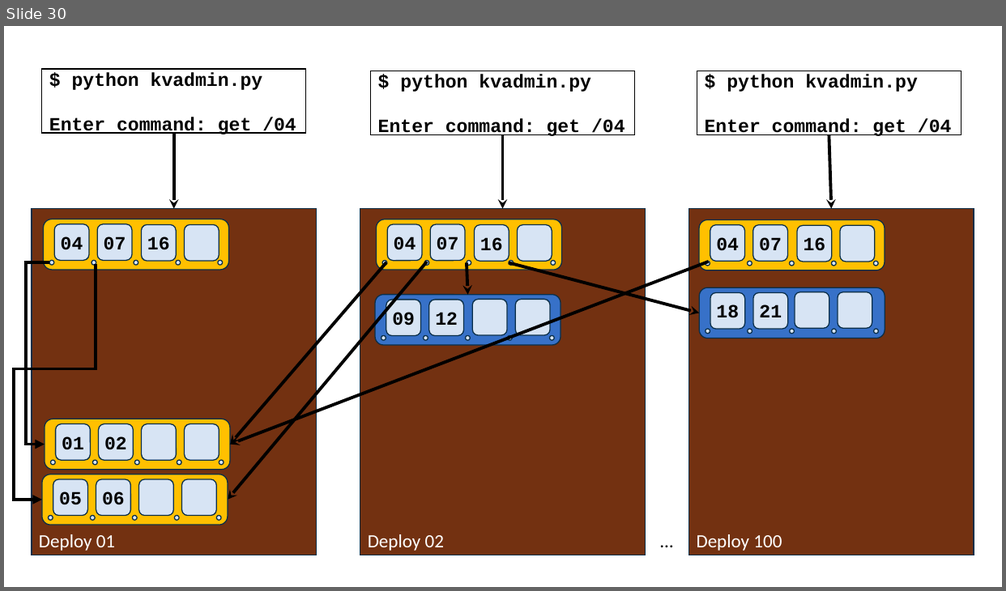
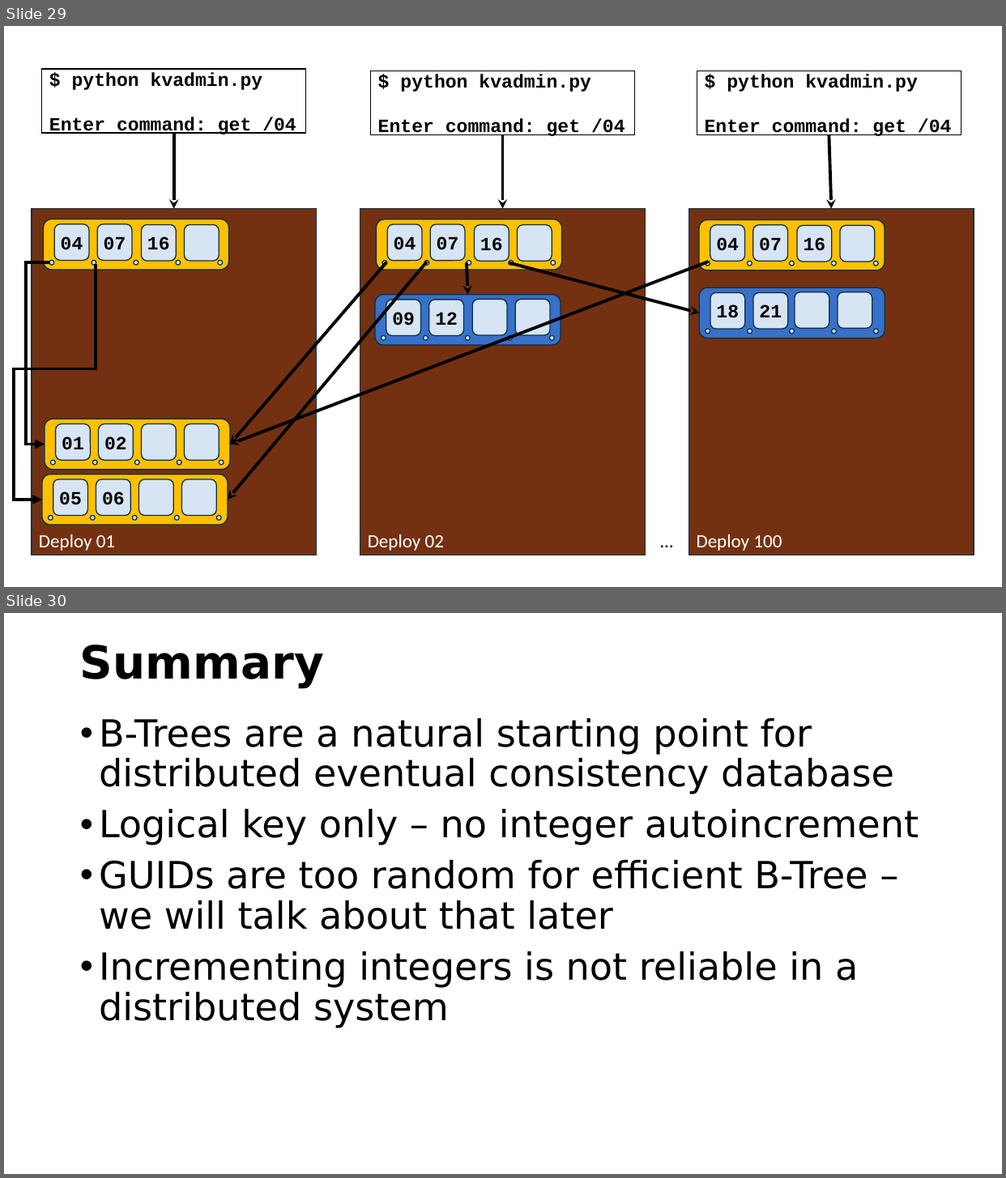
Before and after one commit to csev/pg4e, a slide deck: lectures/07-DenoKV.pptx. Shown one above the other, each under a label of ours: slide 30 before the commit, slides 29 and 30 after it. The pictures are 1006x591 and 1006x1178 pixels, drawn with LibreOffice and Linux fonts; fonts in the diff are those of the drawing. Boxes give left, top, right and bottom in pixels: in the first picture for what was removed or moved away, otherwise in the second. Text is boxed around its words. In the diff, an @@ line names an element or a change of style, - is before the commit and + after.

```diff
--- a/lectures/07-DenoKV.pptx
+++ b/lectures/07-DenoKV.pptx
@@ slide 30 added at bbox=[4, 613, 1002, 1174], background #FFFFFF @@
@@ title added at bbox=[80, 645, 324, 688], 44 pt, text #000000, bold @@
+Summary
@@ text added at bbox=[99, 718, 918, 1029], 36 pt, text #000000 @@
+• B-Trees are a natural starting point for distributed eventual consistency database
+• Logical key only – no integer autoincrement
+• GUIDs are too random for efficient B-Tree – we will talk about that later
+• Incrementing integers is not reliable in a distributed system
@@ what was slide 30 is now slide 29 @@
```
Also in this commit, not shown: 3 slides changed, 8 other slides added, 1 slide removed, 3 other files.
